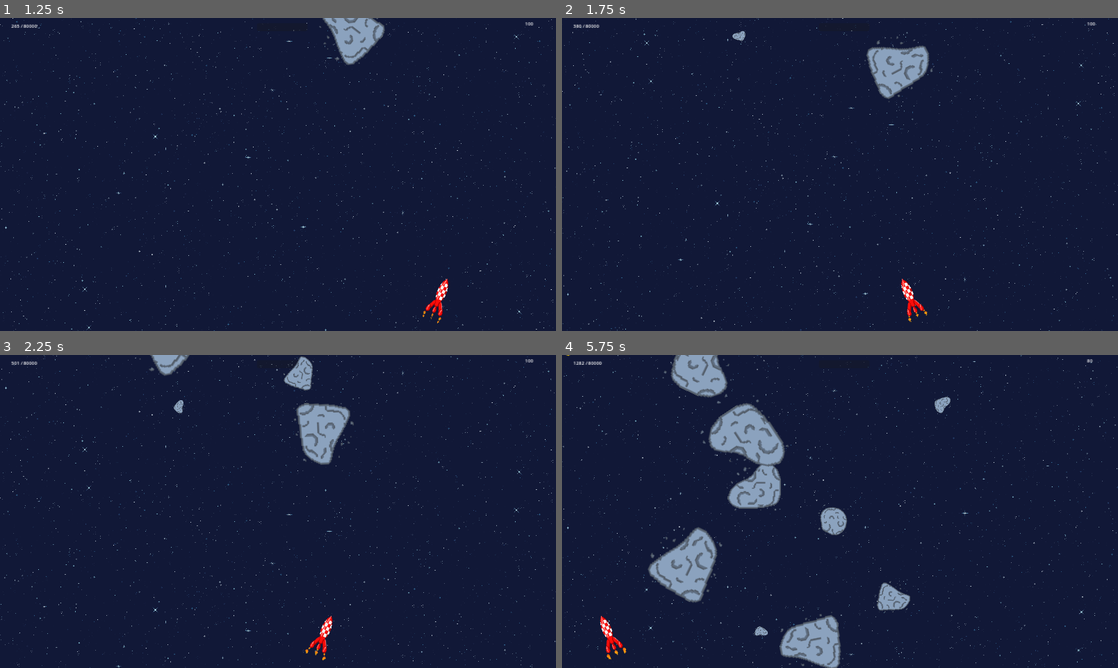
Above: before the commit, frames 1-4 (two rows, left to right).
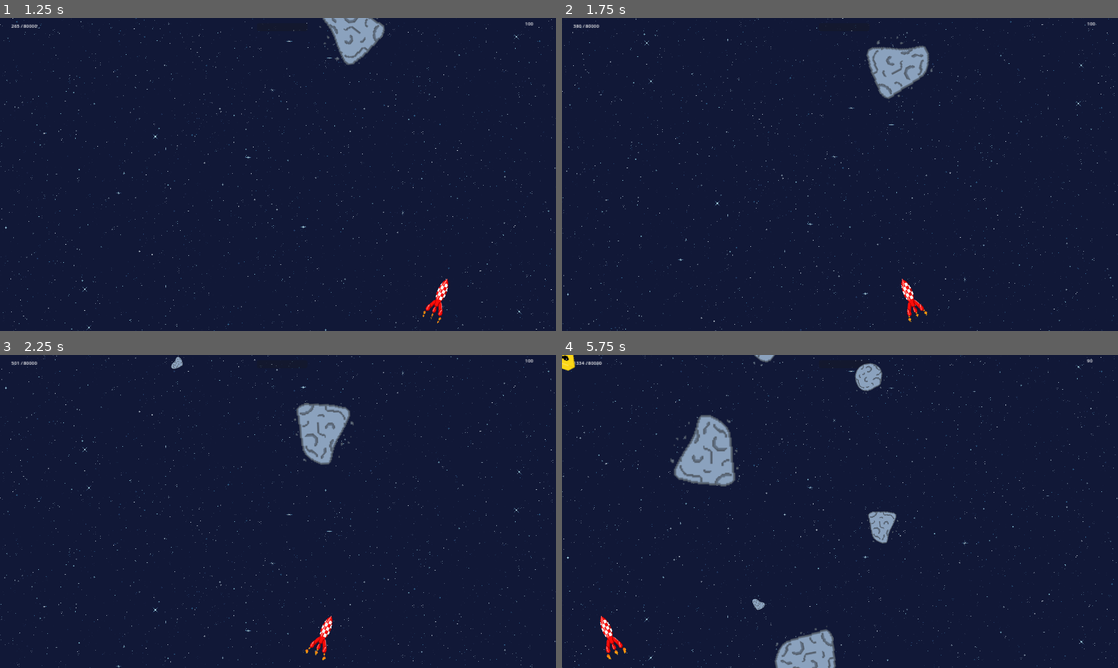
Above: after the commit, the same moments.

Repository: Zenika/tomato-rocket
Game: Godot game, scene res://scenes/race_screen.tscn
Two runs of this game, one before a commit and one after it. Both use one fixed random seed, a clock stepped at 60 frames per second and the inputs below.
Inputs:
- Up to frame 1 (1.25 s): hold Right (move_right) from 0.53 s (still down); hold Space (boost) from 0.53 s (still down)
- Up to frame 2 (1.75 s): release Right (move_right) at 1.28 s; release Space (boost) at 1.28 s; hold Left (move_left) from 1.28 s (still down); tap Space (boost) at 1.35 s
- Up to frame 3 (2.25 s): release Left (move_left) at 2.03 s; hold Right (move_right) from 2.03 s (still down); hold Space (boost) from 2.03 s (still down)
- Up to frame 4 (5.75 s): release Space (boost) at 2.78 s; tap Space (boost) at 2.85, 4.35 s; release Right (move_right) at 3.53 s; hold Space (boost) 3.53-4.28 s; hold Left (move_left) from 3.53 s (still down); hold Space (boost) from 5.03 s (still down)

Frame 1 is identical in both runs. In frame 2, less than 0.1% of the frame differs, in the area x 30-33%, y 4-8%; in frame 3, 0.7%; in frame 4, 11%, in the area x 0-100%, y 0-100%.

Commit message:
feat: les astéroides apparaissent en fonction de la vitesse

Diff:
--- a/scenes/race_screen.gd
+++ b/scenes/race_screen.gd
@@ -6,6 +6,7 @@
 @onready var health_label = $Health
 @onready var distance_label = $Distance
 @onready var boost_progress_bar = $BoostProgressBar
+@onready var enemy_timer = $EnemyTimer
 const speed_multiplicator = 20
 var is_finished = false
 
@@ -17,6 +18,8 @@
 
 var health = 100
 var is_boost_enabled = false
+
+const distance_between_asteroids = 250
 
 func _ready():
 	new_game()
@@ -57,6 +60,12 @@
 
 	distance_label.text = str(int(traveled_distance)) + ' / ' + str(race_length)
 
+	# Augmenter la fréquence des astéroides en fonction de la vitesse
+	if vertical_speed != 0:
+		enemy_timer.wait_time = distance_between_asteroids / vertical_speed
+	else:
+		enemy_timer.stop()
+
 func _on_enemy_timer_timeout():
 	var enemy = enemy_scene.instantiate()
 	enemy.position = Vector2(window_width * randf(), -100)
